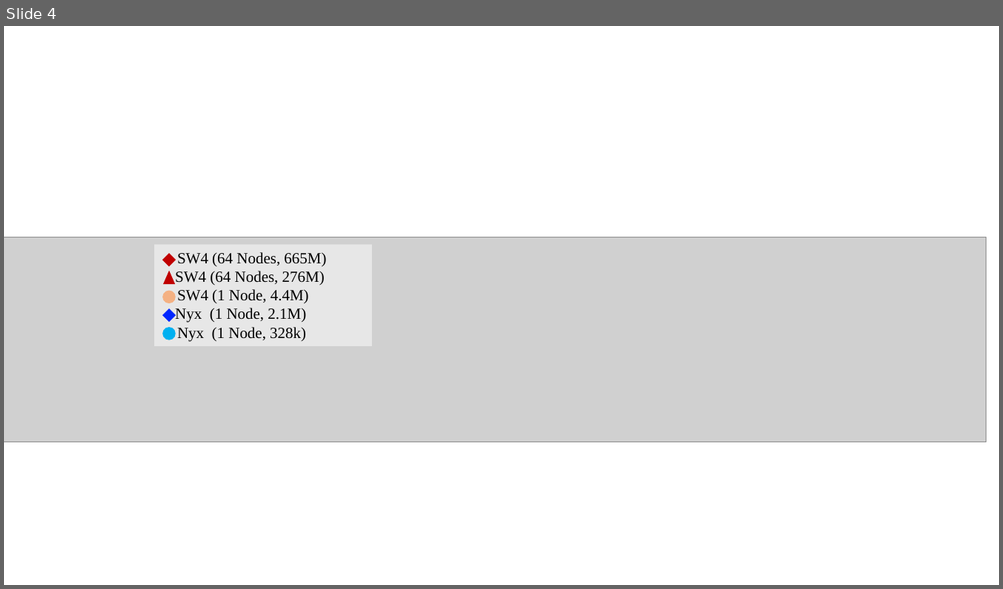
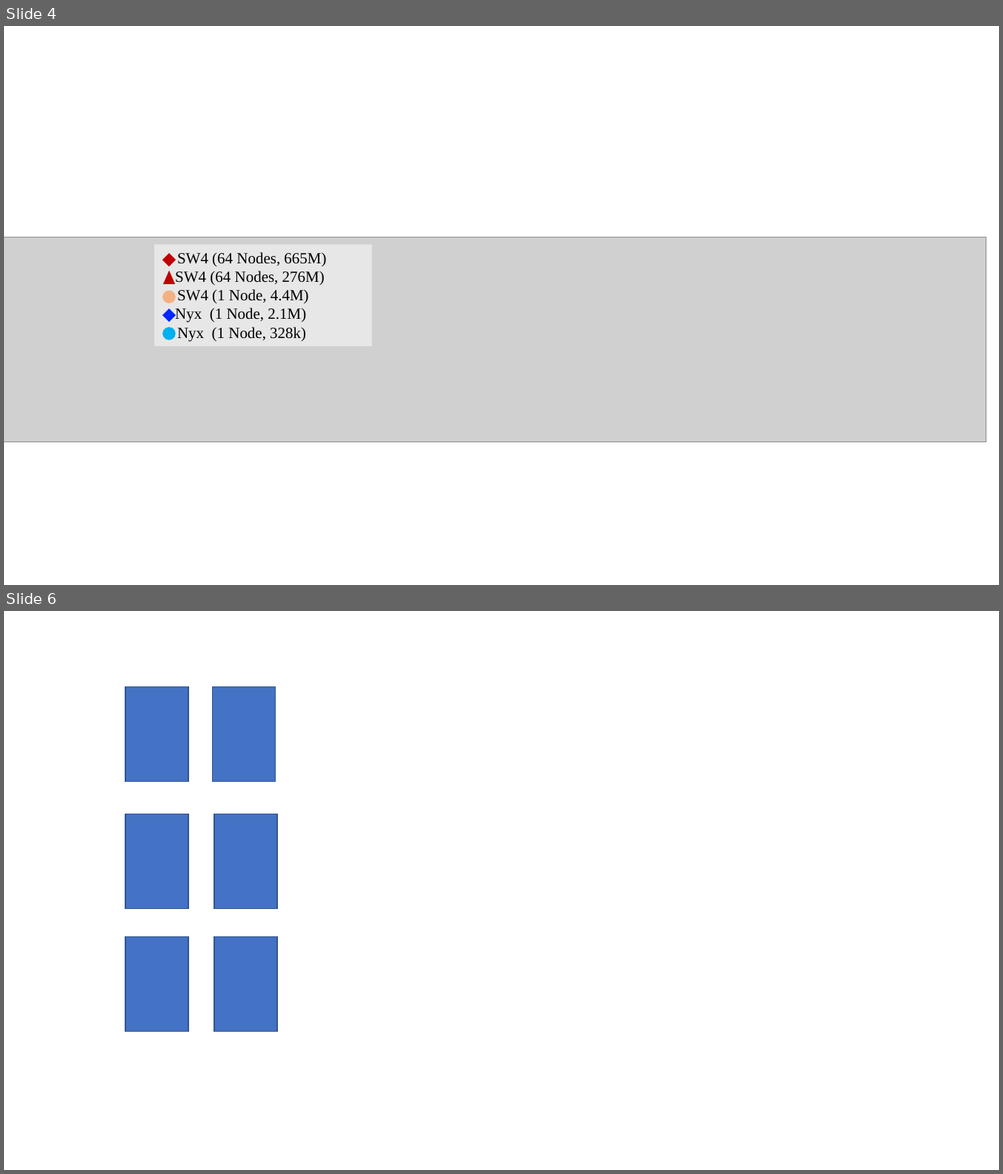
Before and after one commit to sudhanshusane/ICCS, a slide deck: Images/insitucost.pptx. Shown one above the other, each under a label of ours: slide 4 before the commit, slides 4 and 6 after it; the slides between them are not shown. The pictures are 1003x589 and 1003x1174 pixels, drawn with LibreOffice and Linux fonts; fonts in the diff are those of the drawing; grey boxes stand for pictures. Boxes give left, top, right and bottom in pixels: in the first picture for what was removed or moved away, otherwise in the second. Text is boxed around its words. In the diff, an @@ line names an element or a change of style, - is before the commit and + after.

```diff
--- a/Images/insitucost.pptx
+++ b/Images/insitucost.pptx
@@ slide 6 added at bbox=[4, 611, 999, 1170], background #FFFFFF @@
@@ rectangle added at bbox=[125, 686, 188, 781], fill #4472C4, outline #325491 1 pt @@
@@ rectangle added at bbox=[213, 686, 276, 781], fill #4472C4, outline #325491 1 pt @@
@@ rectangle added at bbox=[125, 814, 188, 908], fill #4472C4, outline #325491 1 pt @@
@@ rectangle added at bbox=[214, 814, 277, 908], fill #4472C4, outline #325491 1 pt @@
@@ rectangle added at bbox=[125, 937, 188, 1032], fill #4472C4, outline #325491 1 pt @@
@@ rectangle added at bbox=[214, 937, 277, 1032], fill #4472C4, outline #325491 1 pt @@
```
Also in this commit, not shown: 1 other slide added, 30 other files.
